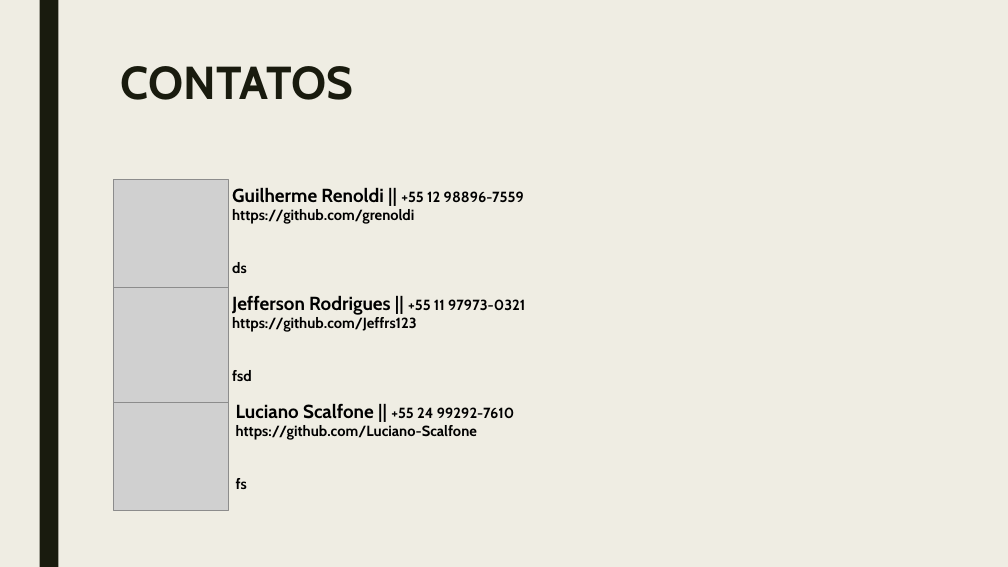
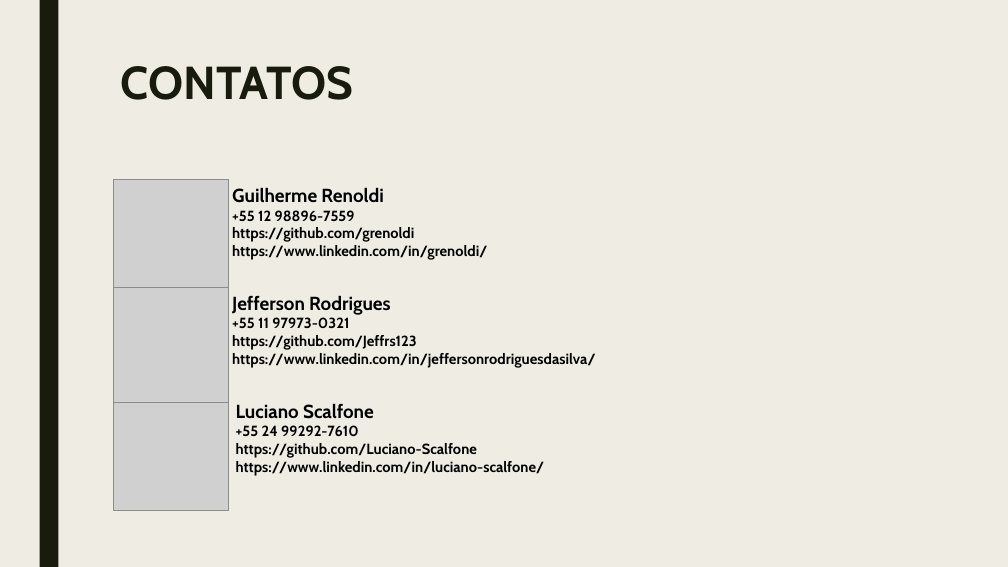
Before and after one commit to Jeffrs123/academy.gama.node, a slide deck: slide 13 of TURING_APRESENTACAO.pptx (slide 12 before the commit). Drawn at 1008x567 pixels with LibreOffice and Linux fonts; fonts in the diff are those of the drawing; grey boxes stand for pictures. Boxes give left, top, right and bottom in pixels: in the first picture for what was removed or moved away, otherwise in the second. Text is boxed around its words. In the diff, an @@ line names an element or a change of style, - is before the commit and + after.

Commit message:
att apresentação

```diff
--- a/TURING_APRESENTACAO.pptx
+++ b/TURING_APRESENTACAO.pptx
@@ text at bbox=[232, 187, 383, 221]: text changed @@
-Guilherme Renoldi || +55 12 98896-7559
+Guilherme Renoldi
++55 12 98896-7559
@@ text at bbox=[232, 245, 487, 260]: text changed @@
-ds
+https://www.linkedin.com/in/grenoldi/
@@ text at bbox=[232, 295, 391, 328]: text changed @@
-Jefferson Rodrigues || +55 11 97973-0321
+Jefferson Rodrigues
++55 11 97973-0321
@@ text at bbox=[232, 353, 595, 368]: text changed @@
-fsd
+https://www.linkedin.com/in/jeffersonrodriguesdasilva/
@@ text at bbox=[236, 403, 374, 436]: text changed @@
-Luciano Scalfone || +55 24 99292-7610
+Luciano Scalfone
++55 24 99292-7610
@@ text at bbox=[236, 461, 545, 476]: text changed @@
-fs
+https://www.linkedin.com/in/luciano-scalfone/
```
Also in this commit, not shown: 3 slides added, 1 slide removed.
